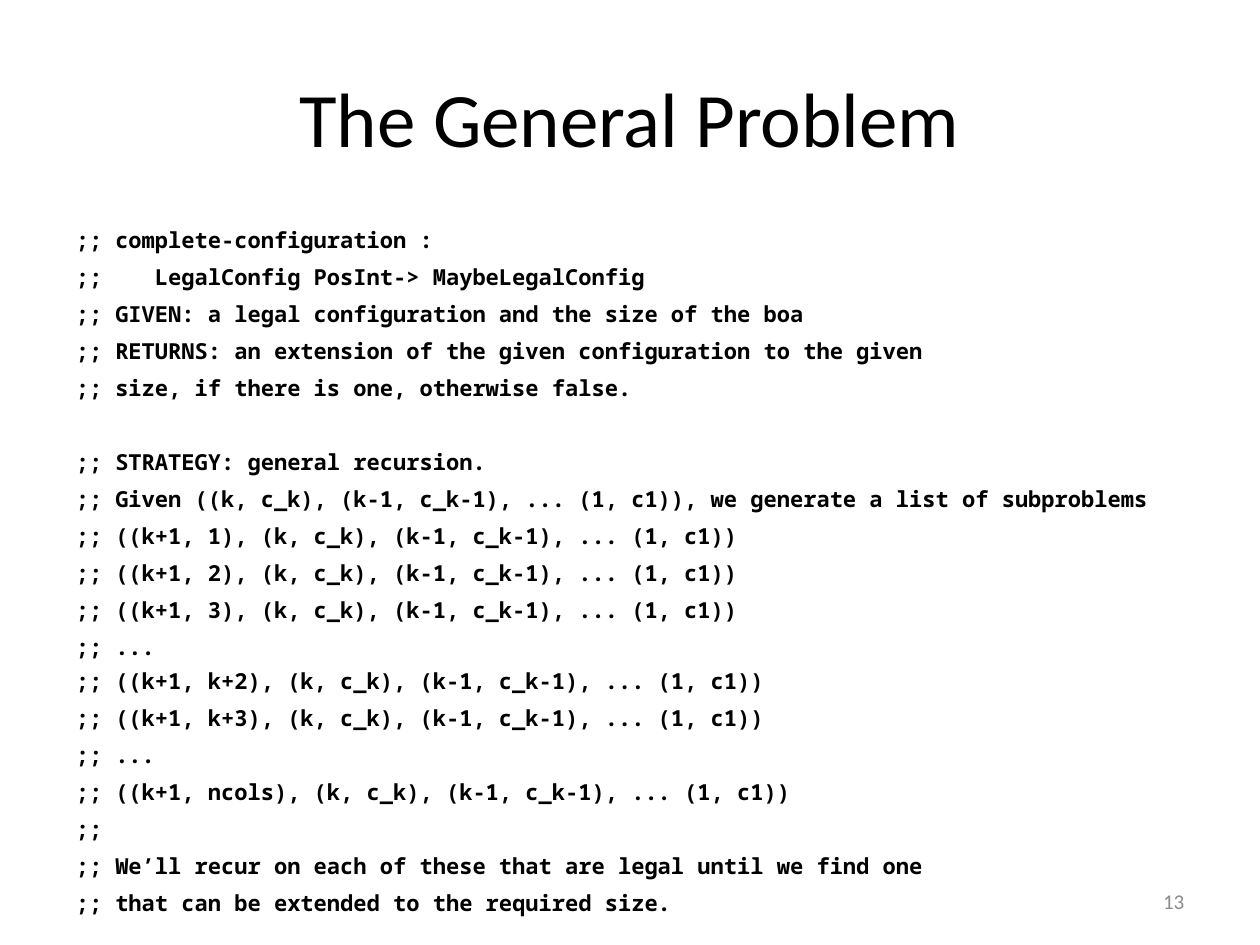
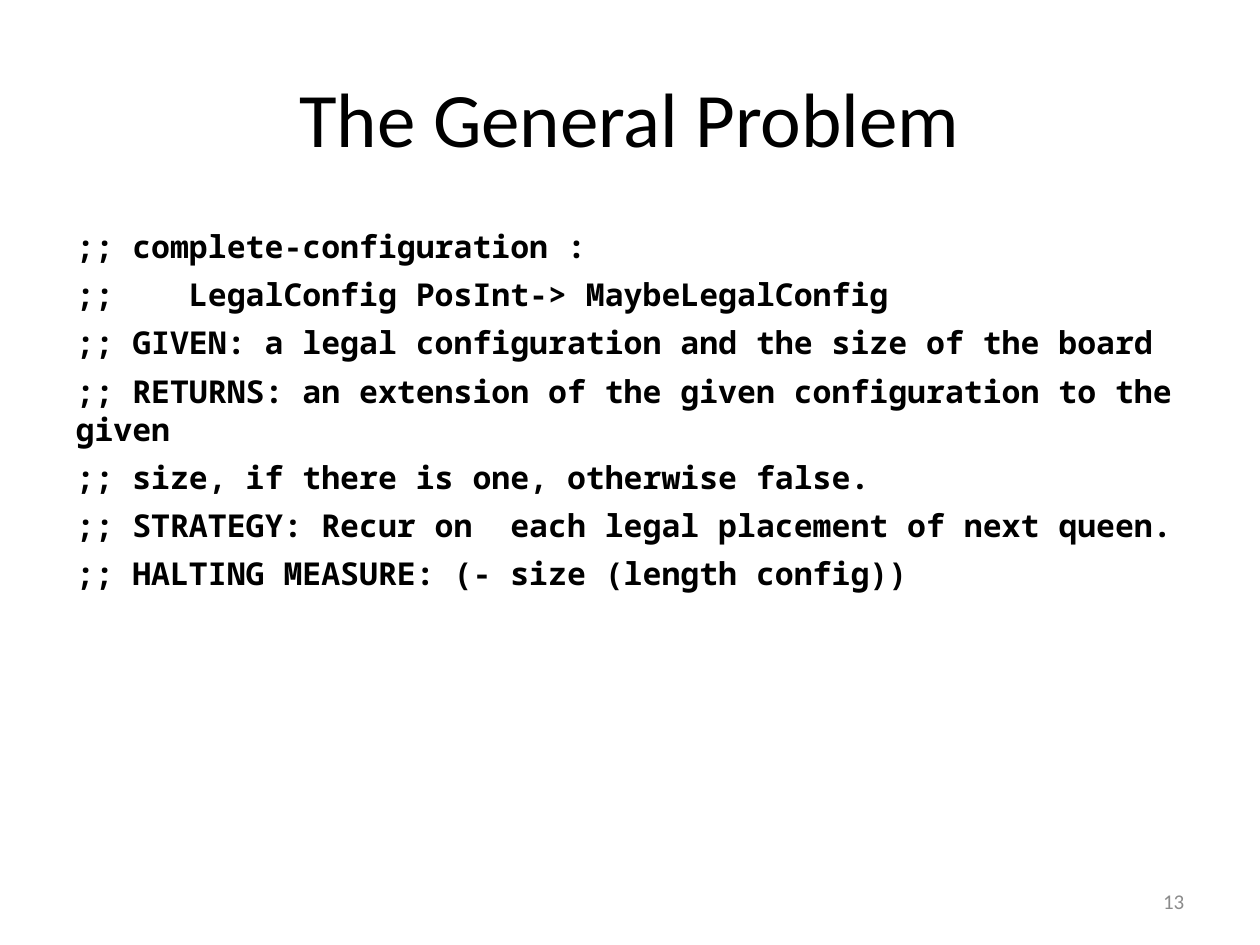
Before and after one commit to mwand/cs5010f16, a slide deck: slide 13 of Slides/Lesson 8.7 The 8-Queens Problem.pptx. Drawn at 1260x945 pixels with LibreOffice and Linux fonts; fonts in the diff are those of the drawing. Boxes give left, top, right and bottom in pixels: in the first picture for what was removed or moved away, otherwise in the second. Text is boxed around its words. In the diff, an @@ line names an element or a change of style, - is before the commit and + after.

Commit message:
updated slides to match new-style strategies

```diff
--- a/Slides/Lesson 8.7 The 8-Queens Problem.pptx
+++ b/Slides/Lesson 8.7 The 8-Queens Problem.pptx
@@ text at box(76, 233, 1172, 494): size 12.6 to 18 pt in ";; complete-configuration :", ";; LegalConfig PosInt-> MaybeLegalConfig", ";; RETURNS: an extension of the given ...", ";; size, if there is one, otherwise ..." @@
@@ text at box(132, 329, 1152, 362): text changed; size 12.6 to 18 pt @@
-;; GIVEN: a legal configuration and the size of the boa
+;; GIVEN: a legal configuration and the size of the board
@@ text at box(132, 513, 1171, 593): text changed; size 12.6 to 18 pt @@
-;; STRATEGY: general recursion.
-;; Given ((k, c_k), (k-1, c_k-1), ... (1, c1)), we generate a list of subproblems
-;; ((k+1, 1), (k, c_k), (k-1, c_k-1), ... (1, c1))
-;; ((k+1, 2), (k, c_k), (k-1, c_k-1), ... (1, c1))
-;; ((k+1, 3), (k, c_k), (k-1, c_k-1), ... (1, c1))
-;; ...
-;; ((k+1, k+2), (k, c_k), (k-1, c_k-1), ... (1, c1))
-;; ((k+1, k+3), (k, c_k), (k-1, c_k-1), ... (1, c1))
-;; ...
-;; ((k+1, ncols), (k, c_k), (k-1, c_k-1), ... (1, c1))
-;;
-;; We’ll recur on each of these that are legal until we find one
-;; that can be extended to the required size.
+;; STRATEGY: Recur on each legal placement of next queen.
+;; HALTING MEASURE: (- size (length config))
```
Also in this commit, not shown: 5 other slides changed, 1 slide added, 4 other files.
